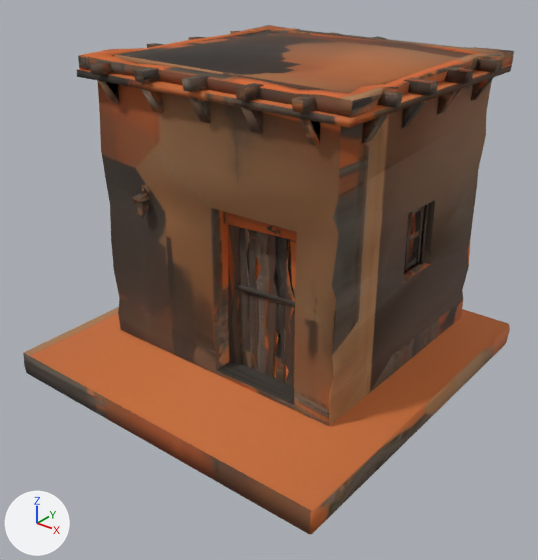
An edit to the glTF model public/models/meshy/house-2.glb, drawn before and after from the same camera.
Rendered twice from a 50 mm camera at (1.094, -1.39, 0.691) aimed at (0.029, -0.059, -0.134). Lighting does not change. The marker at lower left points along +X, +Y and +Z. The older version comes first. Vertices at exactly the same position are counted once.
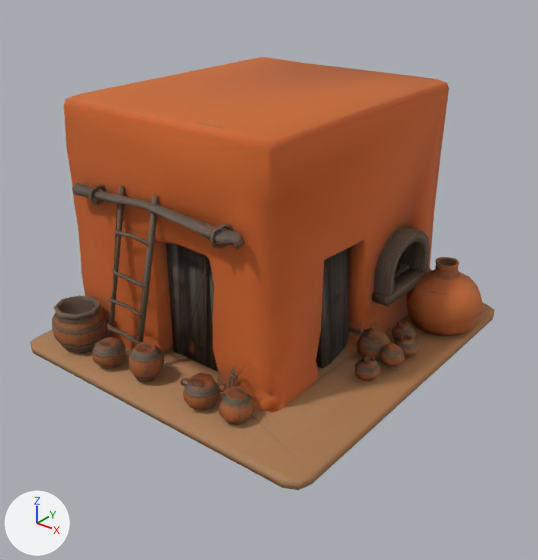
Patch to the scene script:
```diff
--- a/public/models/meshy/house-2.glb.py
+++ b/public/models/meshy/house-2.glb.py
@@ me_mesh_0 @@
 # used by ob_mesh_0; location = (0.0, 0.0, 0.0)
-me_mesh_0.from_pydata(...)  # 1119 vertices, 1792 faces; spans x -0.475..0.476, y -0.477..0.48, z -0.404..0.405
+me_mesh_0.from_pydata(...)  # 1330 vertices, 2471 faces; spans x -0.451..0.452, y -0.479..0.477, z -0.32..0.319
+# me_mesh_0 part 1: the loose piece of 83 vertices spanning x -0.361..0.351, y -0.24..0.429, z -0.339..0.366 is rebuilt with 263 vertices and now spans x -0.451..0.438, y -0.479..0.477, z -0.32..0.319
+# me_mesh_0 part 2: 65 loose pieces with 1014 vertices, spanning x -0.413..0.411, y -0.295..0.476, z -0.327..0.405, are deleted
+# me_mesh_0 part 3: 22 vertices removed from x -0.475..0.476, y -0.477..0.48, z -0.404..-0.34; 594 vertices added at x -0.388..0.237, y -0.456..-0.252, z -0.303..0.142
+# me_mesh_0 part 4: 473 vertices added at x 0.182..0.452, y -0.121..0.394, z -0.304..0.025
 me_mesh_0.materials.append(mat_material_0)
```

What differs and where, as boxes (x1, y1, x2, y2) in the pictures (538 x 560 px):
'Mesh_0', reshaped (15% shorter): before (23, 25, 514, 534); after (30, 57, 494, 490)
part 1 of me_mesh_0, rebuilt: before (98, 80, 492, 426); after (30, 57, 494, 490)
part 2 of me_mesh_0, deleted (brown): before (77, 25, 514, 387)
part 3 of me_mesh_0, built on: before (23, 307, 510, 534); after (52, 183, 254, 425)
part 4 of me_mesh_0, added (brown): after (316, 227, 484, 381)
